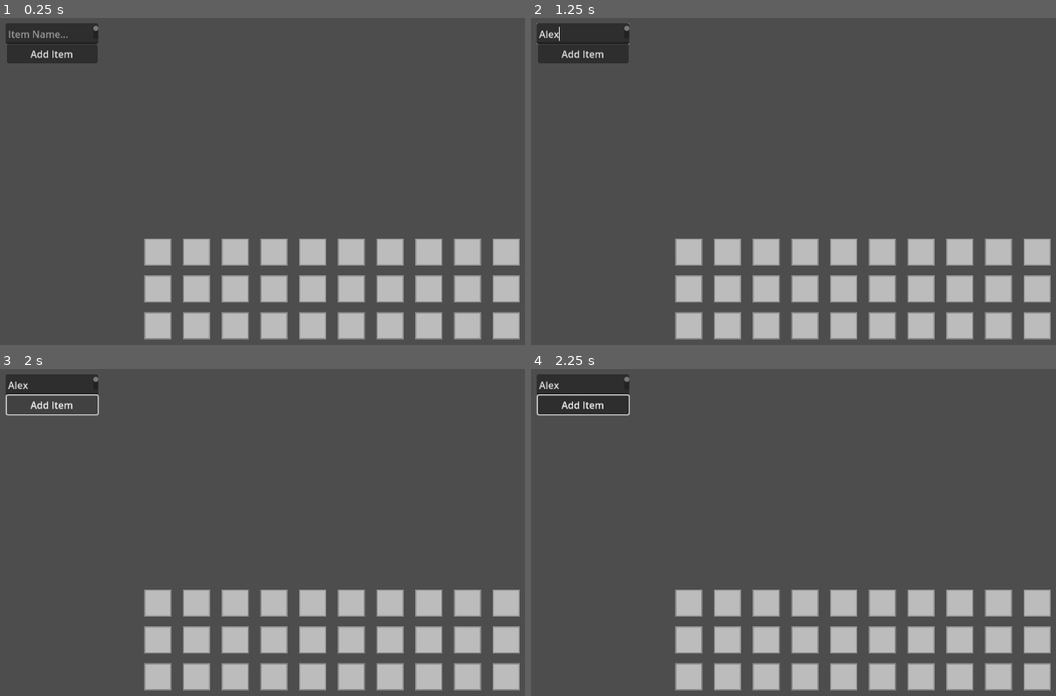
Above: before the commit, frames 1-4 (two rows, left to right).
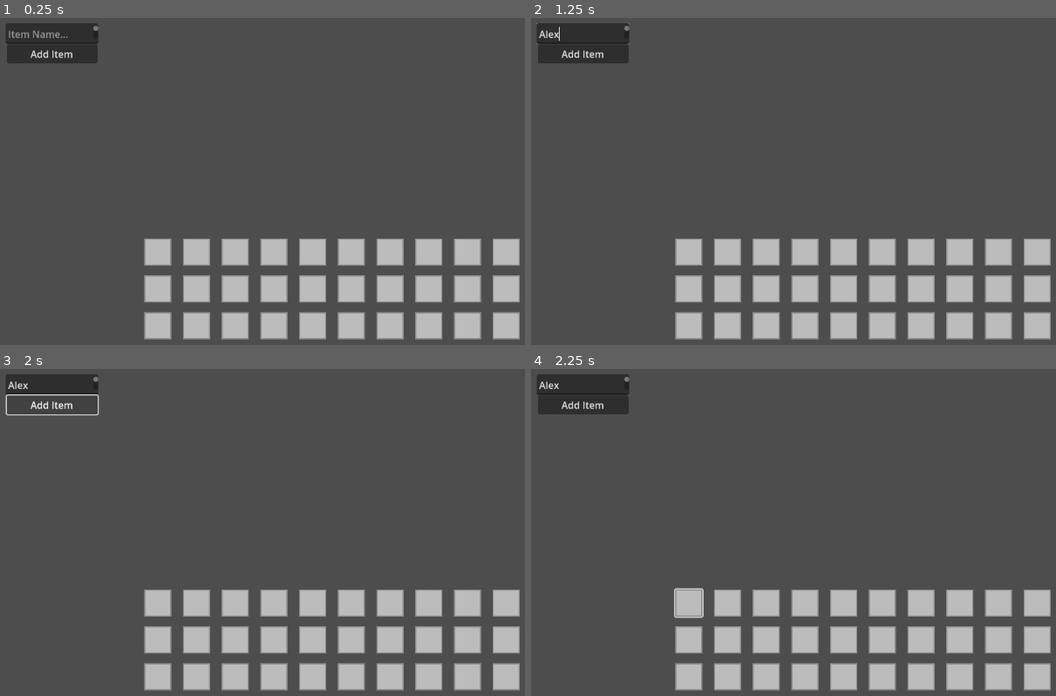
Above: after the commit, the same moments.

Repository: Rain-Gayming/Stalkout
Game: Godot game, scene res://Scenes/Inventory/inventoryUI.tscn
Two runs of this game, one before a commit and one after it. Both use one fixed random seed, a clock stepped at 60 frames per second and the inputs below. The engine's default icon, where the game draws it, is replaced by a stand-in: a white triangle on a blue panel in a dark square.
Inputs (mouse positions are in pixels of both pictures, inside the frame that each line leads up to):
- Up to frame 1 (0.25 s): no input
- Up to frame 2 (1.25 s): click (583, 34) at 0.52 s; type "Alex" at 0.6 s
- Up to frame 3 (2 s): click "Add Item" at 1.25 s
- Up to frame 4 (2.25 s): click (688, 604) at 2.02 s

Frames 1-3 are identical in both runs. In frame 4, 0.3% of the frame differs, in the area x 0-33%, y 7-77%.
Error after the commit: Invalid call. Nonexistent function 'selectedItemSlot' in base 'Nil'. (res://Scripts/Inventory/UI/itemSlot.gd:31)

Commit message:
Item swapping #1

Diff:
--- a/Scenes/Inventory/itemSlot.tscn
+++ b/Scenes/Inventory/itemSlot.tscn
@@ -45,3 +45,11 @@
 offset_right = 43.0
 offset_bottom = 43.0
 expand_mode = 1
+
+[node name="Button" type="Button" parent="."]
+layout_mode = 0
+offset_right = 45.0
+offset_bottom = 45.0
+flat = true
+
+[connection signal="pressed" from="Button" to="." method="itemSlotPressed"]
--- a/Scripts/Inventory/UI/inventoryUI.gd
+++ b/Scripts/Inventory/UI/inventoryUI.gd
@@ -8,6 +8,10 @@
 @export var itemSlots : Array[itemSlot] = []
 @export var itemSlot : PackedScene
 @export var slotGrid : GridContainer
+
+@export_category("Swapping")
+@export var slotFrom : itemSlot
+@export var storedItem : inventoryItem
 
 @export_category("Debug")
 @export var itemInput : TextEdit
@@ -32,3 +36,30 @@
 	for item in database.items:
 		if item.itemName == itemInput.text:
 			inventoryManager.addItem(item, 1)
+
+func itemSlotSelected(slotSelected : itemSlot):
+	if slotFrom:
+		if slotSelected.item.item:
+			if slotSelected.item.item == slotFrom.item.item:
+				if slotFrom.item.item.canStack:
+					slotSelected.item.amount += slotFrom.amount
+					clearSwapInfo()
+				else:
+					swapItems(slotSelected)
+			else:
+				swapItems(slotSelected)
+		else:
+			slotSelected.item = slotFrom.item
+			clearSwapInfo()
+	else:
+		slotFrom = slotSelected
+
+func swapItems(slotSelected : itemSlot):
+	storedItem = slotSelected.item
+	slotSelected.item = slotFrom.item
+	slotFrom.item = storedItem
+	clearSwapInfo()
+
+func clearSwapInfo():
+	slotFrom = null
+	storedItem = inventoryItem.new()
--- a/Scripts/Inventory/UI/itemSlot.gd
+++ b/Scripts/Inventory/UI/itemSlot.gd
@@ -1,5 +1,8 @@
 extends Node
 class_name itemSlot
+
+@export_category("References")
+@export var inventoryUI : InventoryUI
 
 @export_category("Items")
 @export var item : inventoryItem
@@ -22,3 +25,7 @@
 		itemRarity.visible = false
 
 		itemIcon.visible = false
+
+
+func itemSlotPressed():
+	inventoryUI.selectedItemSlot(self)
--- a/Scripts/Inventory/inventoryManager.gd
+++ b/Scripts/Inventory/inventoryManager.gd
@@ -2,7 +2,7 @@
 class_name InventoryManager
 
 @export_category("References")
-@export var inventoryUserInterface : InventoryUI
+@export var inventoryUserInterface : Control
 
 @export_category("Items")
 @export var inventoryItems : Array[inventoryItem]
